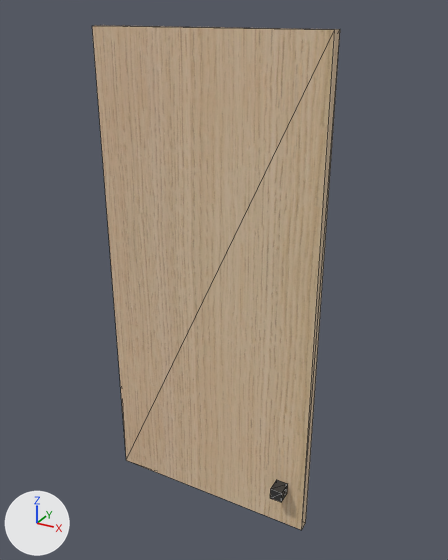
The glTF model 2025-284-C01-Vitrineskap/sim/Benk_A_dor_venstre.glb: old version first, new version second.
Camera for both pictures: a camera (50 mm lens) standing at (728.0, -1370.0, 903.0) and looking at (292.0, -579.0, 508.0). Lighting does not change. The marker at lower left points along +X, +Y and +Z. The older version comes first. Mesh edges are drawn as thin lines. Vertices at exactly the same position are counted once.

Script lines for the objects in view, before the commit:
```python
me_mesh_0 = bpy.data.meshes.new('Mesh_0')
me_mesh_0.from_pydata(...)  # 24 vertices, 36 faces; spans x 83.0..456.0, y -625.0..-575.0, z 82.0..878.0
# faces by material slot: [12, 24]
me_mesh_0.materials.append(mat_eik_hvitpigmentert)  # picture img_image_0
me_mesh_0.materials.append(mat_beslag_sort)  # dark grey #3f3f3f
# before: 4 (456.0, -600.0, 82.0) at pixel (301, 530), 5 (456.0, -581.0, 82.0) at pixel (305, 522), 6 (456.0, -581.0, 878.0) at pixel (340, 29), 7 (456.0, -600.0, 878.0) at pixel (334, 29)
ob_2025_284_vitrineskap = bpy.data.objects.new('2025-284 Vitrineskap', me_mesh_0)
ob_2025_284_vitrineskap.location = (0.0, 0.0, 0.0)
```
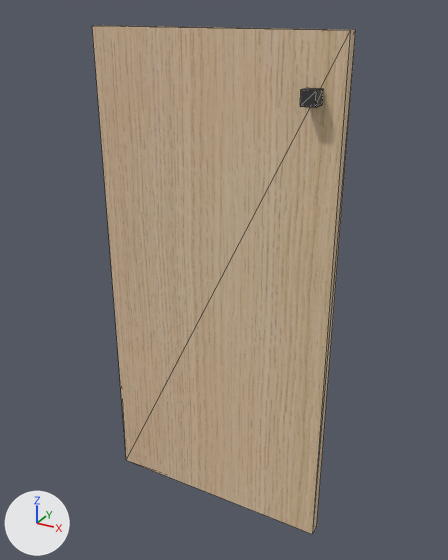
What differs and where, as boxes (x1, y1, x2, y2) in the pictures (448 x 560 px; the box of a moved part takes in the faces that stretch with it):
'2025-284 Vitrineskap', reshaped (6% wider): before (92, 25, 340, 530); after (92, 25, 356, 534)
part 1 of me_mesh_0, moved or reshaped: before (270, 480, 288, 502); after (300, 88, 323, 107)
part 2 of me_mesh_0, moved or reshaped: before (119, 26, 340, 530); after (119, 26, 356, 534)

What changed in the scene script:
```text
Change me_mesh_0:
    used by ob_2025_284_vitrineskap; location = (0.0, 0.0, 0.0)
    remove me_mesh_0.from_pydata(...)  # 24 vertices, 36 faces; spans x 83.0..456.0, y -625.0..-575.0, z 82.0..878.0
    add me_mesh_0.from_pydata(...)  # 24 vertices, 36 faces; spans x 83.0..476.0, y -625.0..-575.0, z 82.0..878.0
    me_mesh_0 part 1: the loose piece of 8 vertices spanning x 406.0..426.0, y -625.0..-600.0, z 150.0..170.0 is moved by (20.0, 0.0, 640.0)
    me_mesh_0 part 2
    add for i in [*range(4, 8)]: me_mesh_0.vertices[i].co += Vector((20.0, 0.0, 0.0))
    other edits to the shape of me_mesh_0 do not show in these pictures
```
